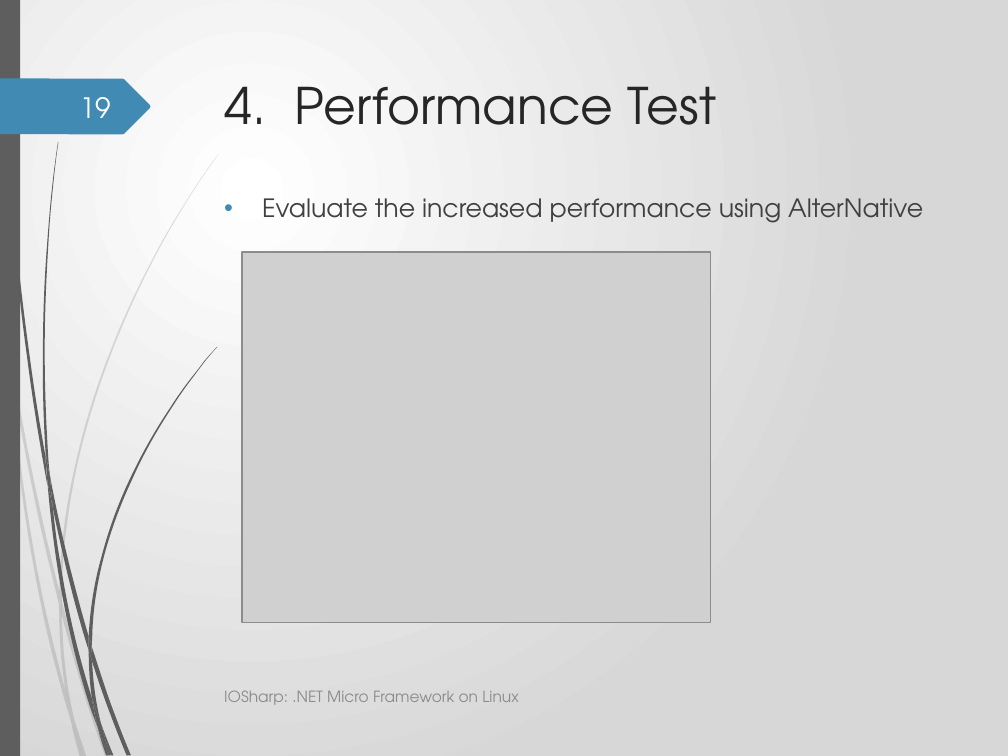
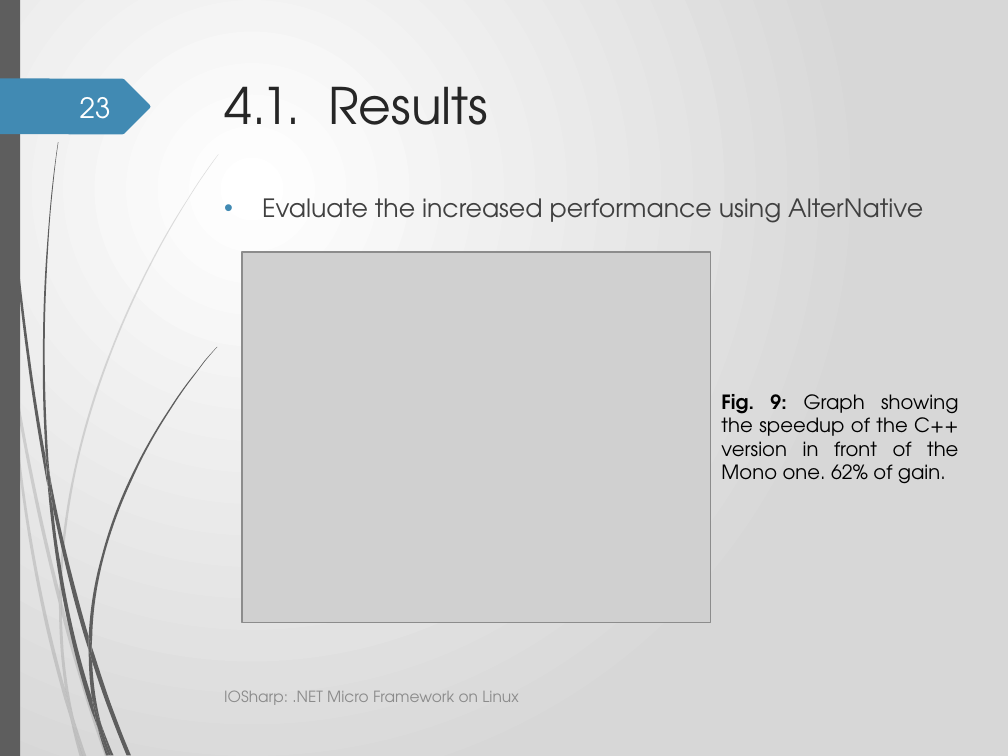
Before and after one commit to GerardSoleCa/BachelorThesisMisc, a slide deck: slide 23 of ThesisDoc/IOSharp2.pptx (slide 19 before the commit). Drawn at 1008x756 pixels with LibreOffice and Linux fonts; fonts in the diff are those of the drawing; grey boxes stand for pictures; background and template pictures are left out. Boxes give left, top, right and bottom in pixels: in the first picture for what was removed or moved away, otherwise in the second. Text is boxed around its words. In the diff, an @@ line names an element or a change of style, - is before the commit and + after.

```diff
--- a/ThesisDoc/IOSharp2.pptx
+++ b/ThesisDoc/IOSharp2.pptx
@@ title at [224,86,488,125]: text changed @@
-4. Performance Test
+4.1. Results
@@ page number at [80,97,111,119]: text changed @@
-19
+23
@@ text added at [721,394,958,484], 14 pt, text #000000 @@
+Fig. 9: Graph showing the speedup of the C++ version in front of the Mono one. 62% of gain.
```
Also in this commit, not shown: 19 other slides changed, 4 slides added, 1 slide removed, 7 other files.
